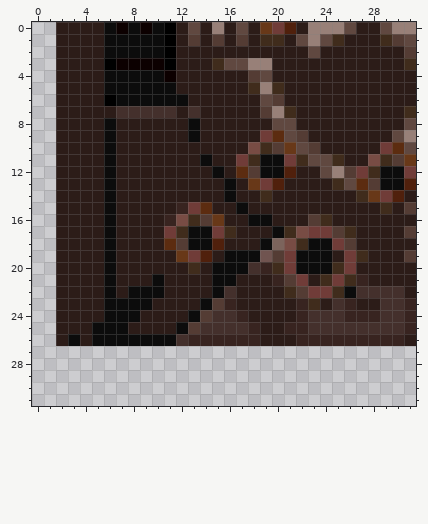
Two states of a pixel-art sprite, Resources/Basebits/Ruins/XPZ_Hangar_S4_Civilian_3.png. That is the earlier state.
The file is 32x32 pixels.
The same view after the edit:
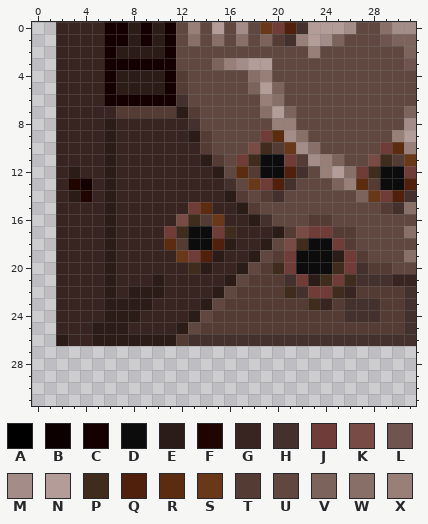
Palette (. is transparent): A #000000  B #0c0000  C #140000  D #0c0c0c  E #2c1c18  F #200400  G #382420  H #44302c  J #703c38  K #784c44  L #705450  M #a48c88  N #b49c98  P #402c1c  Q #50200c  R #5c2c10  S #683818  T #543c34  U #604840  V #7c645c  W #887068  X #988078
Diff:
Changed rows in their new state; - is an unchanged pixel.
first column x 2:
 0 GGGGCCECECUXUNUMU---HNNNMUUWMM
 1 GGGGCCECECUWUWUWUVTHXNMVUUULVV
 2 GGGGCEEEECUUUUUUUUUUUXUUUUUUUV
 3 GGGGCCCCCCUUUVXMNNUUUUUUUUUUUL
 4 GGGGCEEEECTUUUUUWXUUUUUUUUUUUU
 5 GGGGCEEEECTUUUUUVNVUUUUUUUUUUU
 6 GGGGCCCCCCHUUUUUUXWUUUUUUUUUUU
 7 GGGGGTTTTT-TUUUUUWNVUUUUUUUUUV
 8 GGGGEGGGGGGHUUUUUUXXUUUUUUUUUM
 9 GGGGEGGGGGGETUUUU--MWUUUUUUUXN
10 GGGGEGGGGGGGTUUU----MWUUUUU--X
11 GGGGEGGGGGGGETU-----TMXVUU----
12 G-GGEGGGGGGGGEU-----HUXNW-----
13 GFCGEGGGGGGGGGHU---HUUUVX-----
14 G-FGEGGGGGGGGGETUTHUUUUUUV---H
15 GGGGEGGGGG---GGETUUUUUUUUUUTHW
16 GGGGEGGGG-----GGEHUUU-TUUUUUUU
17 GGGGEGGGG------GGGET----TUUUUW
18 GGGGEGGGG------GGEU------UUUUU
19 GGGGEGGGGG----GGEU-------TUUUW
20 GGGGEGGGGGG--GGEUT-------HTTUU
21 GGGGEGGGEGGGGGEUTTTH-----HHHGG
22 GGGGEGEEEGGGGEUTTTT-H---GTTTTH
23 GGGGEEEEGGGGEUTTTTTTT-GTHHHTTH
24 GGGGEEEGGGGEUTTTTTTTTTTTHHHTTH
25 GGGEEEGGGGEUTTTTTTTTTTTTTTTTTH
26 -GGEEEEEEETHHHHHHHHHHHHHHHHHHH
